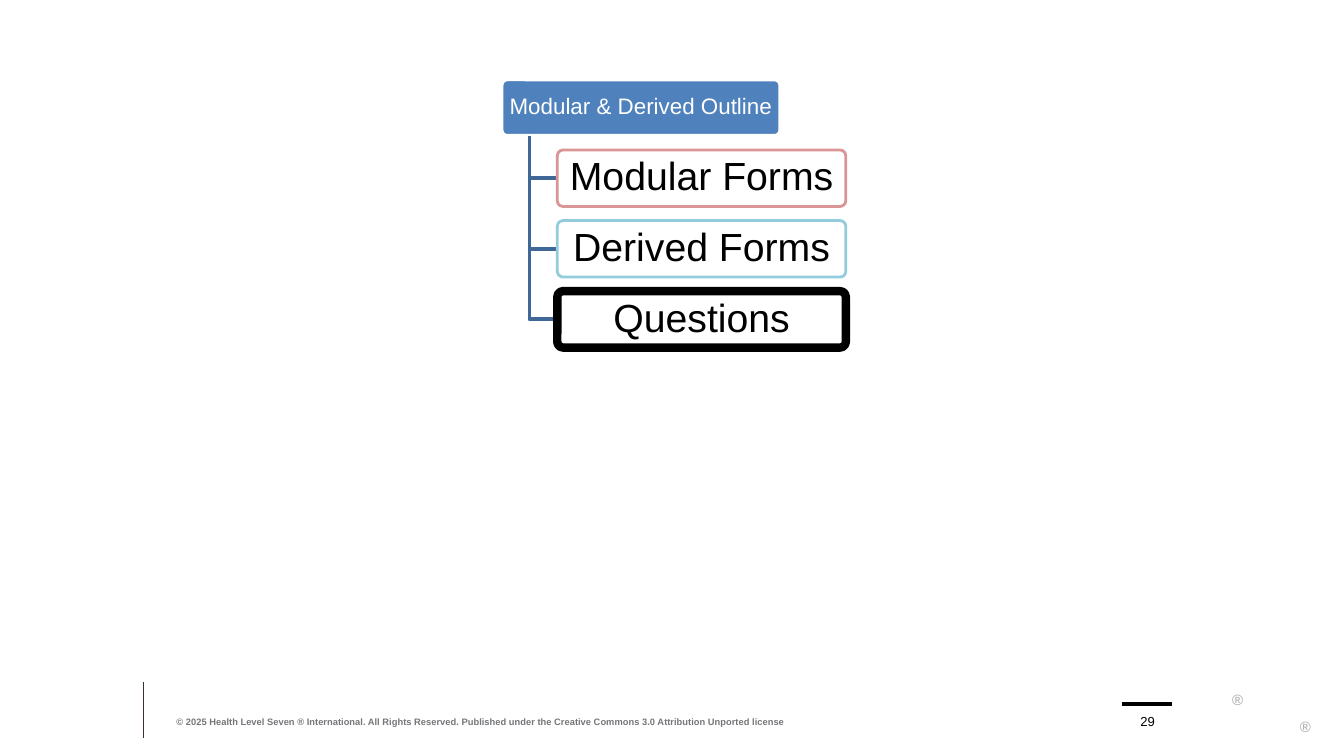
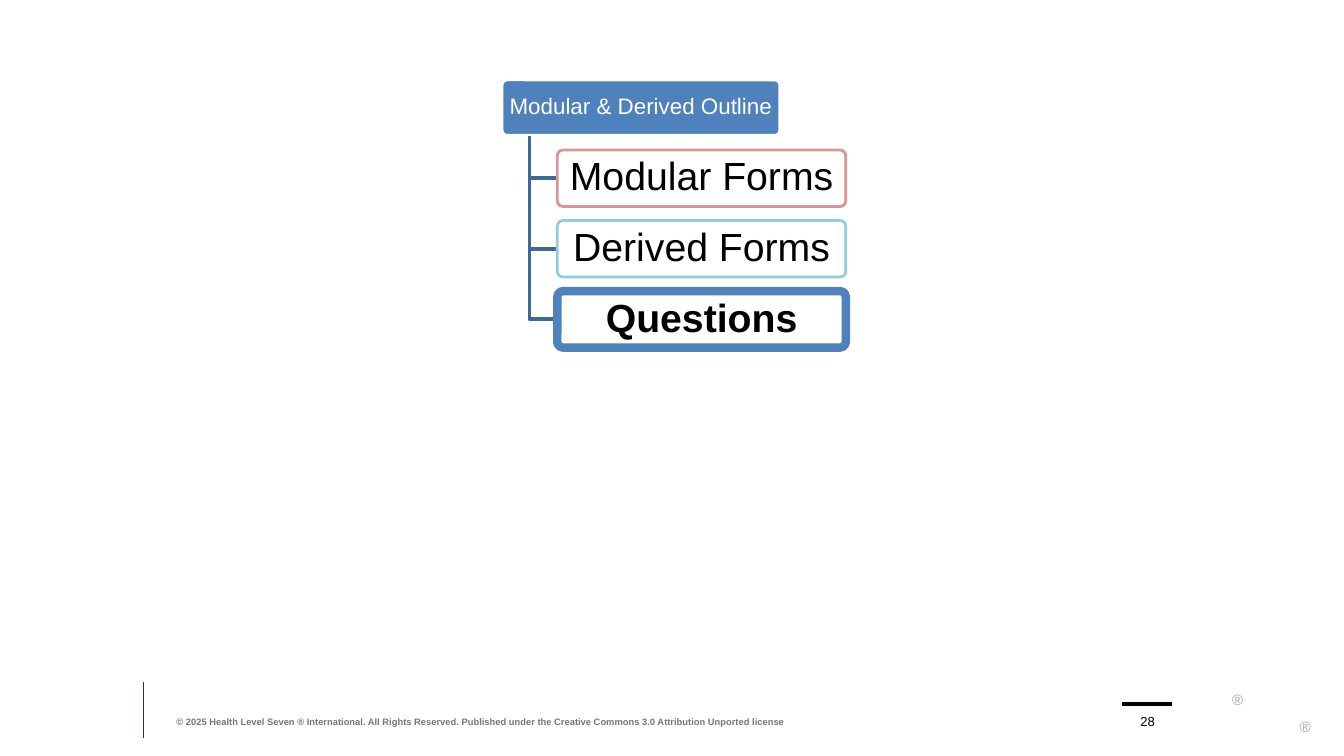
Before and after one commit to FHIR/documents, a slide deck: slide 28 of presentations/sdc/8-SDC-Modular-and-Derived-Forms.pptx (slide 29 before the commit). Drawn at 1344x756 pixels with LibreOffice and Linux fonts; fonts in the diff are those of the drawing; background and template pictures are left out. Boxes give left, top, right and bottom in pixels: in the first picture for what was removed or moved away, otherwise in the second. Text is boxed around its words. In the diff, an @@ line names an element or a change of style, - is before the commit and + after.

```diff
--- a/presentations/sdc/8-SDC-Modular-and-Derived-Forms.pptx
+++ b/presentations/sdc/8-SDC-Modular-and-Derived-Forms.pptx
@@ rounded rectangle at (558,292,847,348): outline #000000 4.5 pt to #4F81BD 4.5 pt @@
@@ text "Questions" at (606,303,798,340): bold on @@
@@ page number at (1140,717,1154,726): text changed @@
-29
+28
```
Also in this commit, not shown: 5 other slides changed, 1 slide added, 10 other files.
